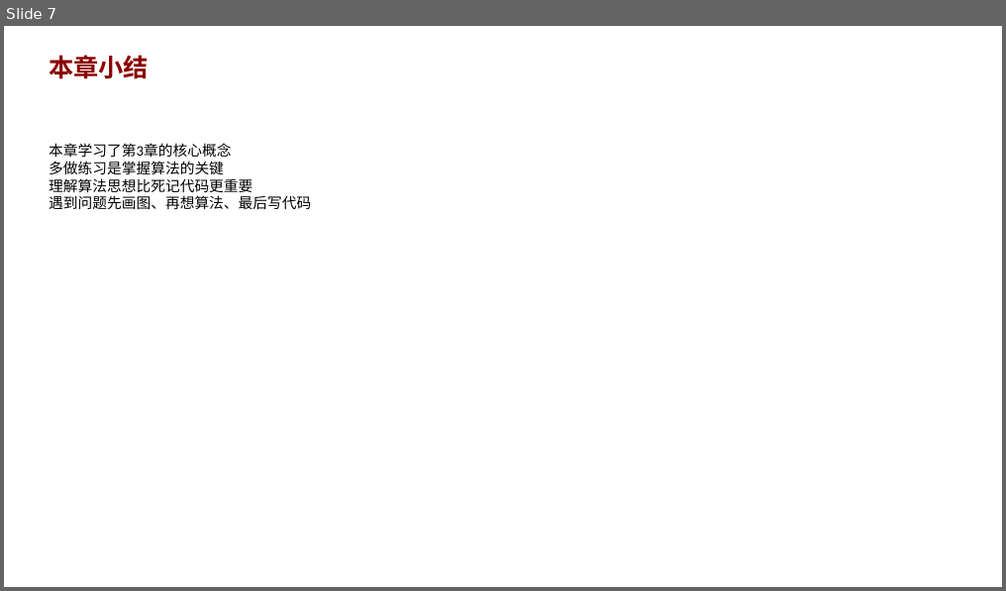
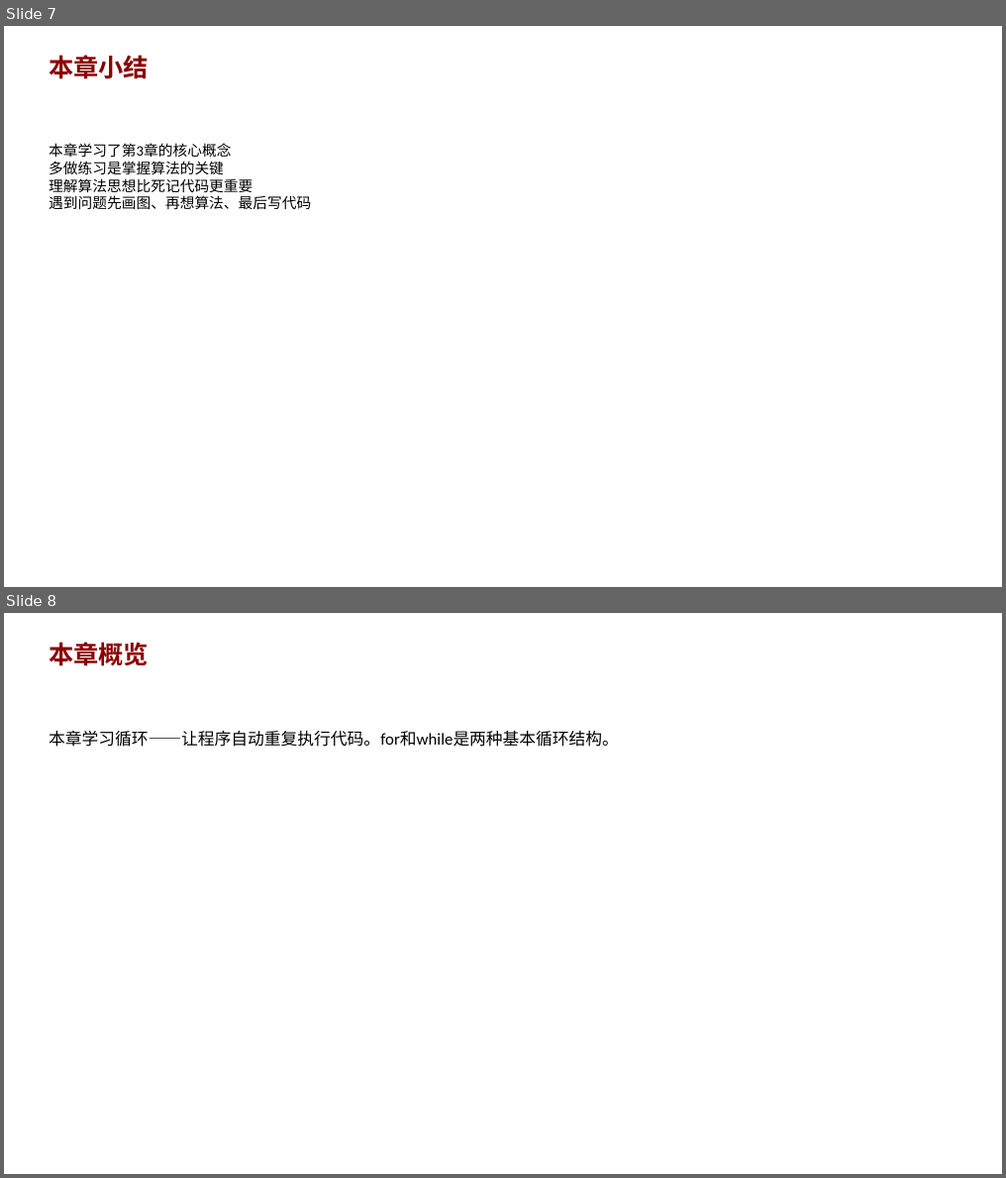
Before and after one commit to AndyLishengrui/trae-coding-course, a slide deck: textbook/ppt/chapter03_ppt.pptx. Shown one above the other, each under a label of ours: slide 7 before the commit, slides 7 and 8 after it. The pictures are 1006x591 and 1006x1178 pixels, drawn with LibreOffice and Linux fonts; fonts in the diff are those of the drawing. Boxes give left, top, right and bottom in pixels: in the first picture for what was removed or moved away, otherwise in the second. Text is boxed around its words. In the diff, an @@ line names an element or a change of style, - is before the commit and + after.

Commit message:
v5.5: PPT最终修复 - 8页/章 + 题名修正
PPT修复：
- 15个PPT从7页扩充到8页（添加本章概览slide）
- 修复9个题名错误（JD009/JD067/JD072/JD078/JD103/JD116/JD121/JD123/JD125）
- PPT校验3轮完成

教材迭代进度：
- 第1轮: 57个问题 ✅
- 第2轮: 14个代码bug修复 ✅
- 第3轮: 一致性修复 ✅
- 第4轮: 边缘情况审查 ⏳
- 第5-7轮: 待启动
- PPT校验: 3/3 ✅

```diff
--- a/textbook/ppt/chapter03_ppt.pptx
+++ b/textbook/ppt/chapter03_ppt.pptx
@@ slide 8 added at <box>4,613,1002,1174</box>, background #FFFFFF @@
@@ text added at <box>49,642,149,666</box>, 24 pt, text #8B0000, bold @@
+本章概览
@@ text added at <box>49,730,619,747</box>, 16 pt, text #000000 @@
+本章学习循环——让程序自动重复执行代码。for和while是两种基本循环结构。
```
Also in this commit, not shown: 14 other files.
